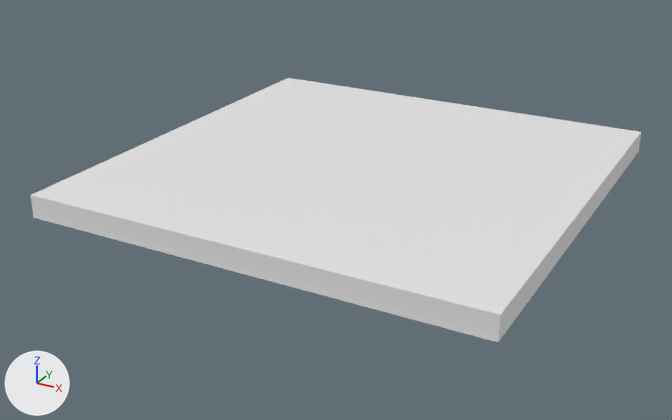
One commit to the glTF model models/Ceiling.glb: the scene before it, then after it.
Camera for both pictures: a camera (50 mm lens) standing at (1.77, -3.46, 4.66) and looking at (-0.07, -0.12, 2.99). Lighting does not change. The marker at lower left points along +X, +Y and +Z.

The older version as bpy lines, for what is in view:
```python
me_cube_003 = bpy.data.meshes.new('Cube.003')
me_cube_003.from_pydata(...)  # 48 vertices, 92 faces; spans x -1.0..1.0, y -1.0..1.0, z 3.1..3.2
ob_ceiling = bpy.data.objects.new('Ceiling', me_cube_003)
ob_ceiling.location = (0.0, 0.0, 0.0)
```
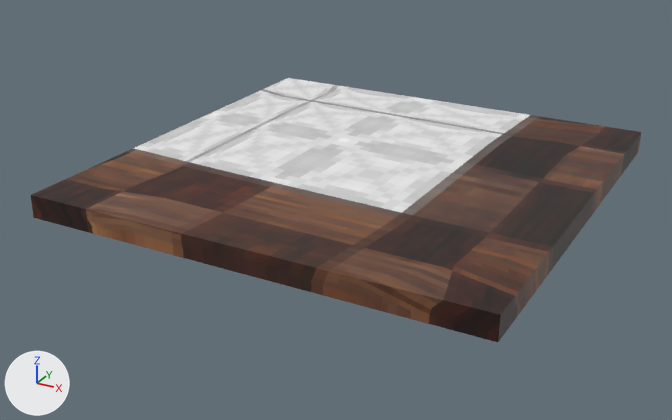
The newer file is also turned or shifted as a whole; pictures and numbers use the older file's frame.

Patch to the scene script:
```diff
--- a/models/Ceiling.glb.py
+++ b/models/Ceiling.glb.py
@@ img_ceiling_wood_whitetile @@
+img_ceiling_wood_whitetile = load_image('Ceiling_Wood_WhiteTile', '_unpacked/Ceiling_Wood_WhiteTile', 128, 128, 'sRGB')
@@ mat_material_001 @@
+mat_material_001 = principled_material('Material.001')
+mat_material_001.texture = img_ceiling_wood_whitetile
@@ me_cube_003 @@
 me_cube_003.from_pydata(...)  # 48 vertices, 92 faces; spans x -1.0..1.0, y -1.0..1.0, z 3.1..3.2
+me_cube_003.materials.append(mat_material_001)  # picture img_ceiling_wood_whitetile
```

What differs and where, as boxes [x1, y1, x2, y2] in the pictures (672 x 420 px):
'Ceiling', recoloured
    both: [31, 82, 641, 342]
